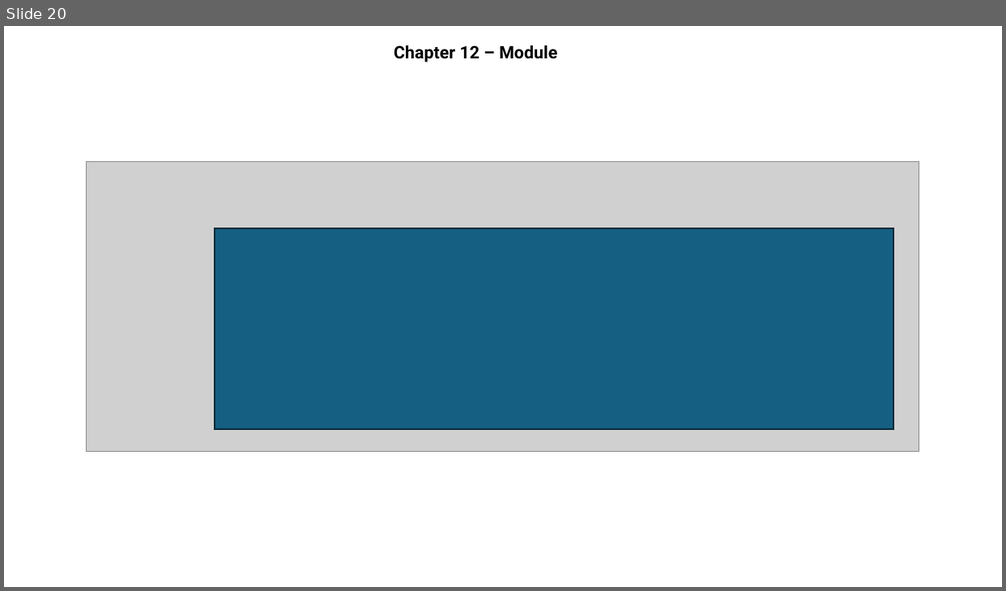
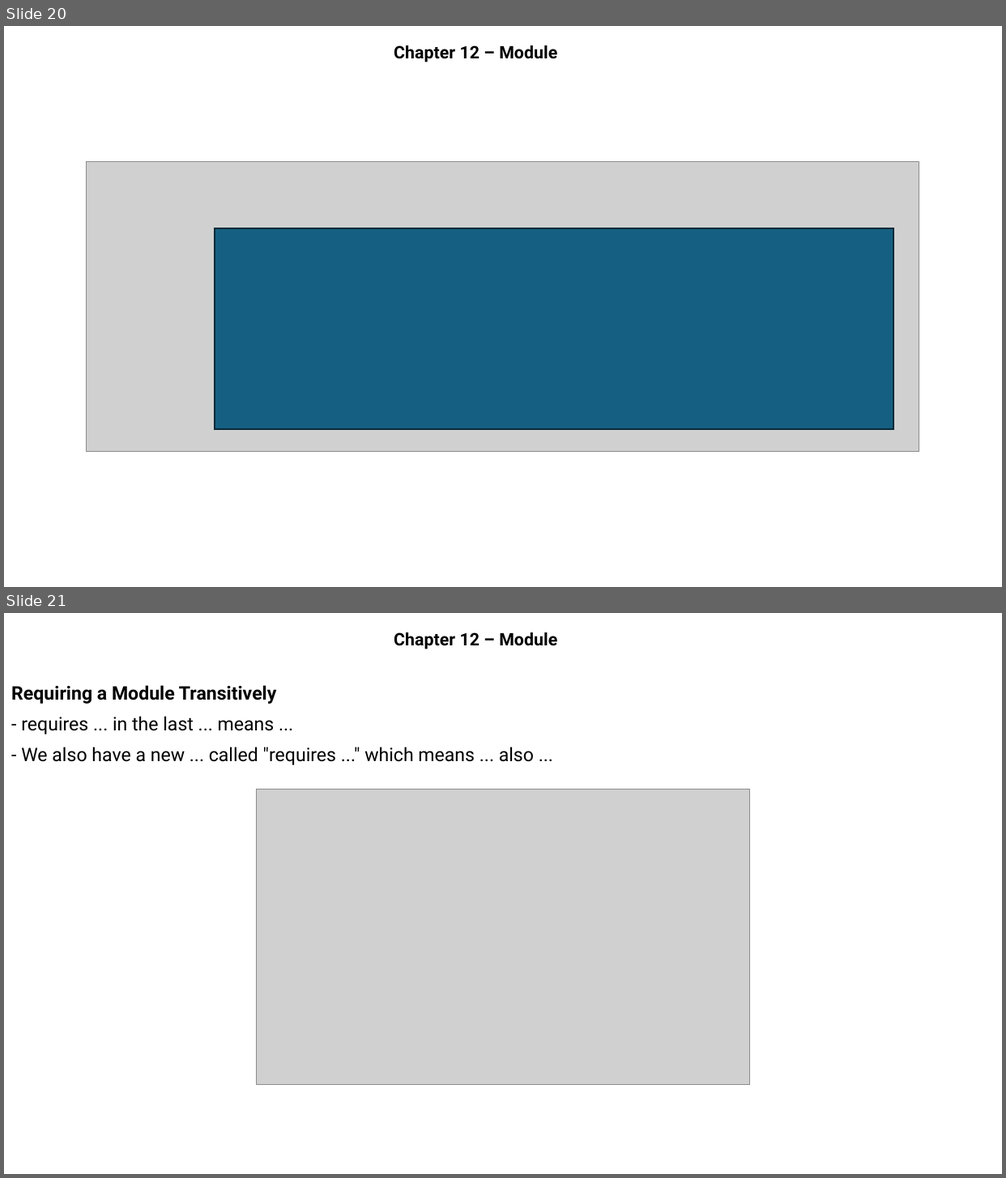
Before and after one commit to MaiDinhVinh/CS-Java, a slide deck: OCP17/Chapter 12 - Modules.pptx. Shown one above the other, each under a label of ours: slide 20 before the commit, slides 20 and 21 after it. The pictures are 1006x591 and 1006x1178 pixels, drawn with LibreOffice and Linux fonts; fonts in the diff are those of the drawing; grey boxes stand for pictures. Boxes give left, top, right and bottom in pixels: in the first picture for what was removed or moved away, otherwise in the second. Text is boxed around its words. In the diff, an @@ line names an element or a change of style, - is before the commit and + after.

```diff
--- a/OCP17/Chapter 12 - Modules.pptx
+++ b/OCP17/Chapter 12 - Modules.pptx
@@ slide 21 added at (x1=4, y1=613, x2=1002, y2=1174), background #FFFFFF @@
@@ subtitle added at (x1=394, y1=632, x2=557, y2=649), 16.6 pt, text #000000, bold @@
+Chapter 12 – Module
@@ text added at (x1=11, y1=685, x2=534, y2=765), 18 pt, text #000000 @@
+Requiring a Module Transitively
+- requires ... in the last ... means ...
+- We also have a new ... called "requires ..." which means ... also ...
@@ picture added at (x1=256, y1=789, x2=750, y2=1085) @@
```
Also in this commit, not shown: 32 other slides added.
